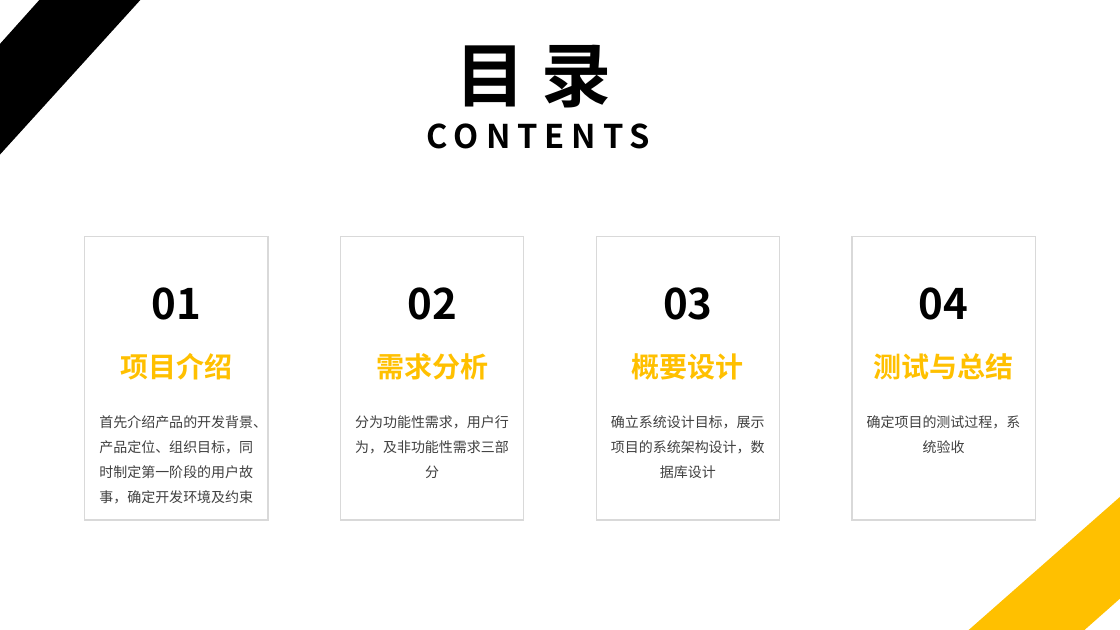
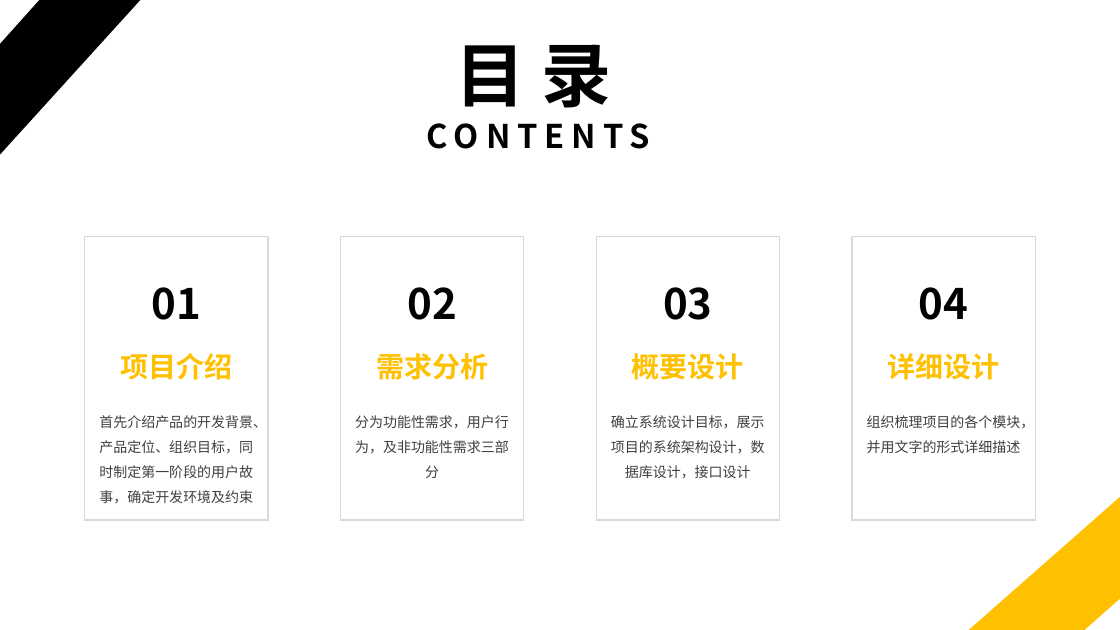
Before and after one commit to kangkang7777/FoodShoot, a slide deck: slide 2 of document/美食拍中期汇报.pptx. Drawn at 1120x630 pixels with LibreOffice and Linux fonts; fonts in the diff are those of the drawing. Boxes give left, top, right and bottom in pixels: in the first picture for what was removed or moved away, otherwise in the second. Text is boxed around its words. In the diff, an @@ line names an element or a change of style, - is before the commit and + after.

```diff
--- a/document/美食拍中期汇报.pptx
+++ b/document/美食拍中期汇报.pptx
@@ text at (888, 353, 1000, 380): text changed @@
-测试与总结
+详细设计
@@ text at (611, 415, 765, 478): text changed @@
-确立系统设计目标，展示项目的系统架构设计，数据库设计
+确立系统设计目标，展示项目的系统架构设计，数据库设计，接口设计
@@ text at (867, 415, 1035, 453): text changed @@
-确定项目的测试过程，系统验收
+组织梳理项目的各个模块，并用文字的形式详细描述
```
Also in this commit, not shown: 5 other slides changed, 4 slides added, 4 slides removed.
